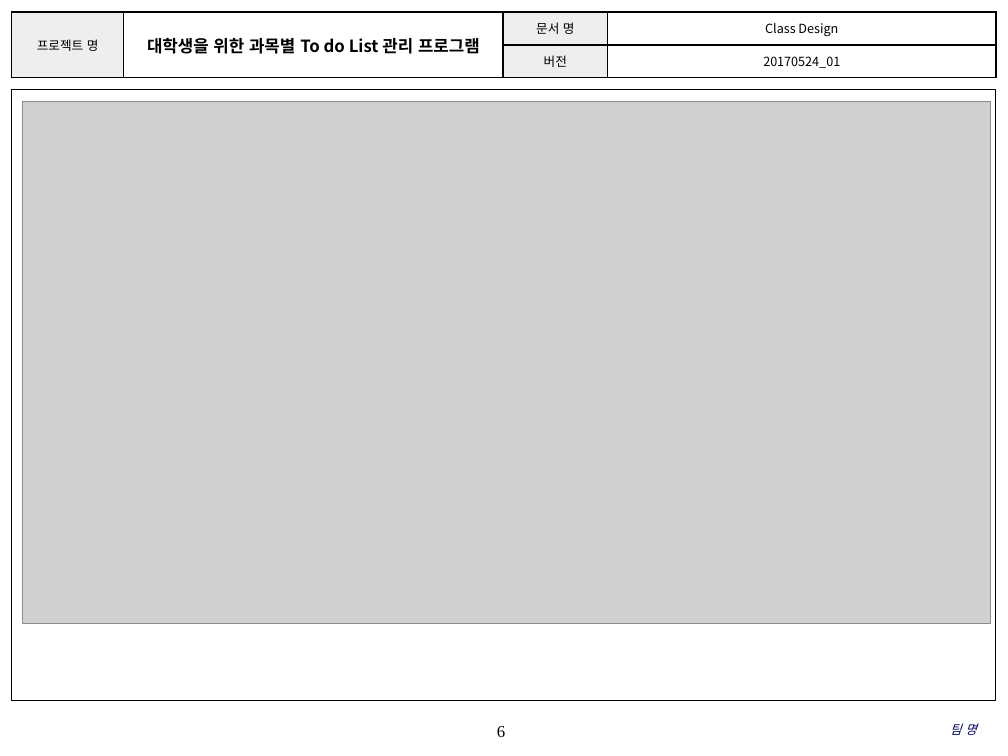
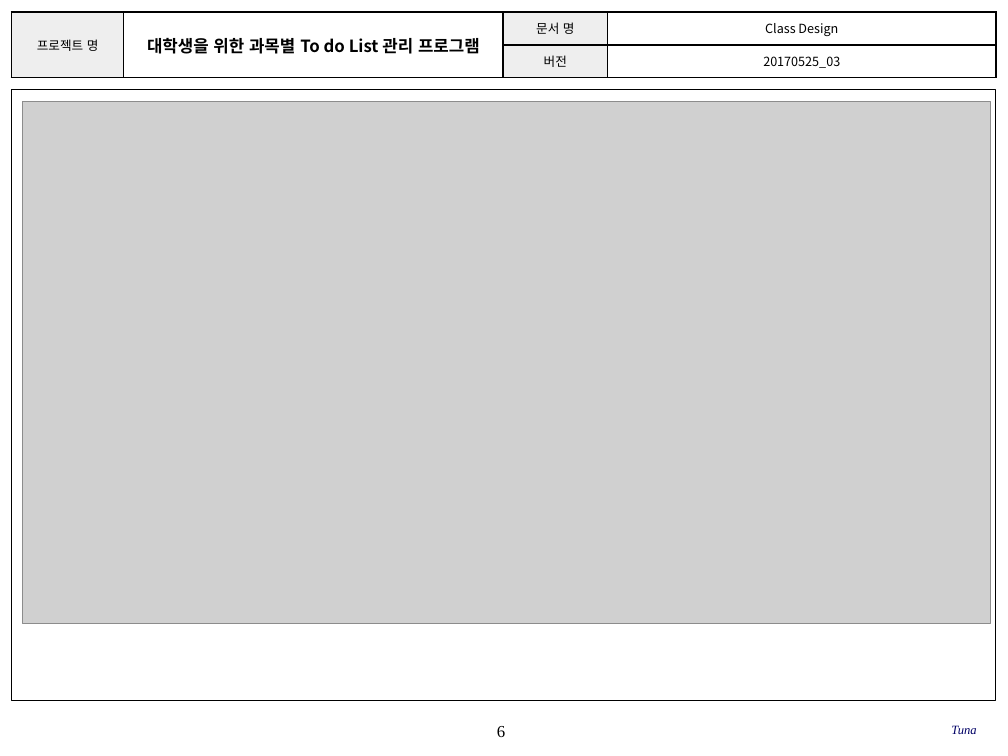
Before and after one commit to SE-admin/SE2017_4_tuna, a slide deck: slide 6 of doc/3_ 설계서/Class Design.pptx. Drawn at 1008x756 pixels with LibreOffice and Linux fonts; fonts in the diff are those of the drawing; grey boxes stand for pictures; background and template pictures are left out. Boxes give left, top, right and bottom in pixels: in the first picture for what was removed or moved away, otherwise in the second. Text is boxed around its words. In the diff, an @@ line names an element or a change of style, - is before the commit and + after.

Commit message:
doc/3_ 설계서/Class Design.pptx Class Design_4_tuna_김주민_201311109_03 전체 Design, GlobalVal, 꼬리말 수정

```diff
--- a/doc/3_ 설계서/Class Design.pptx
+++ b/doc/3_ 설계서/Class Design.pptx
@@ table at [11, 12, 996, 78] @@
-row 2, column 4: 20170524_01
+row 2, column 4: 20170525_03
@@ text at [951, 725, 976, 734]: text changed @@
-팀 명
+Tuna
```
Also in this commit, not shown: 6 other slides changed, 1 slide added, 1 slide removed.
